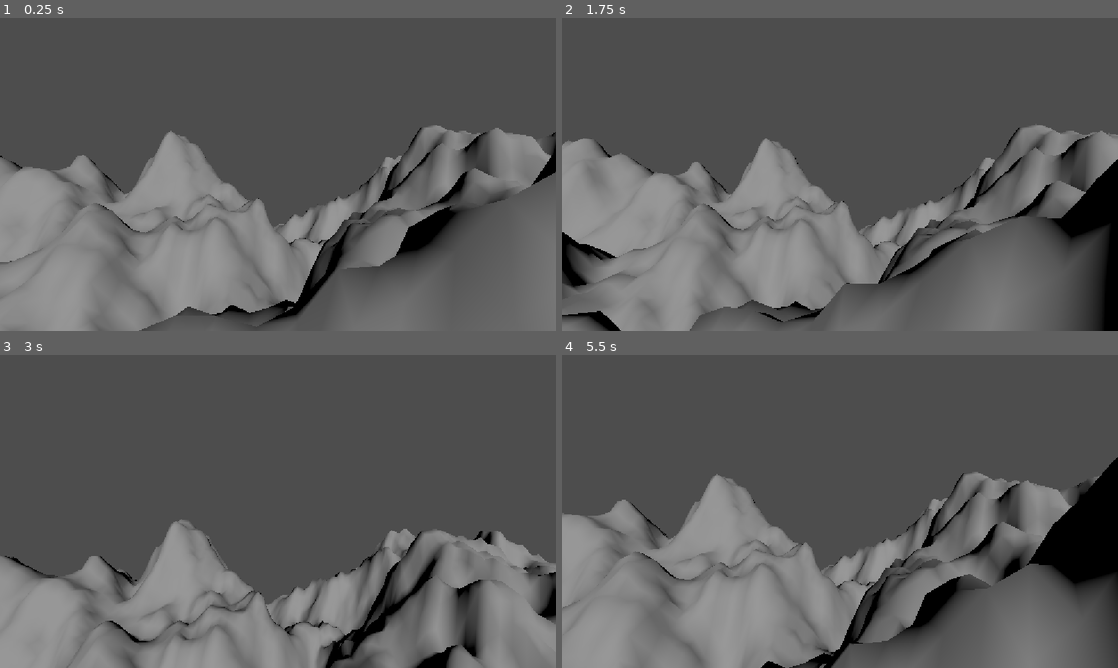
Above: before the commit, frames 1-4 (two rows, left to right).
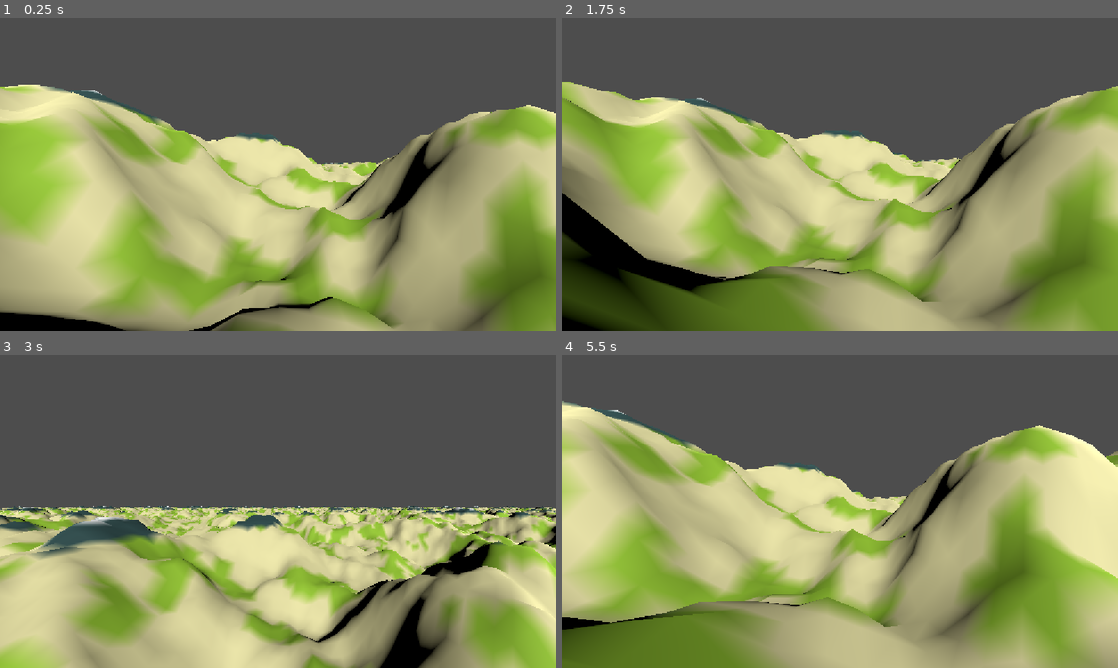
Above: after the commit, the same moments.

Repository: IBimsHedebe/The-last-World
Game: Godot game, scene res://world.tscn
The game is run twice, just before and just after one commit, with the same random seed, the same clock (stepped at 60 frames per second) and the same inputs.
Inputs (mouse positions are in pixels of both pictures, inside the frame that each line leads up to):
- Up to frame 1 (0.25 s): no input
- Up to frame 2 (1.75 s): tap Enter at 0.5 s; move the mouse to (867, 174) at 0.52 s; hold Up from 0.53 s (still down); tap A (a) at 0.6 s; tap D (d) at 0.8, 1.35 s; tap Space (Space) at 1.25 s; move the mouse to (812, 174) at 1.27 s; tap S (s) at 1.55 s
- Up to frame 3 (3 s): keep holding Up; tap Enter at 2 s; move the mouse to (289, 505) at 2.02 s; tap S (s) at 2.1 s; tap W (w) at 2.3, 2.85 s; tap Space (Space) at 2.75 s; move the mouse to (272, 517) at 2.77 s
- Up to frame 4 (5.5 s): keep holding Up; tap A (a) at 3.05, 4.35 s; tap Enter at 3.5 s; move the mouse to (878, 514) at 3.52 s; tap Space (Space) at 3.6, 5 s; tap D (d) at 3.8, 5.1 s; move the mouse to (795, 508) at 4.27 s; tap S (s) at 4.55 s; move the mouse to (845, 511) at 5.02 s; tap W (w) at 5.3 s

The runs differ from the first frame. In frame 1, 65% of the frame differs, in the area x 0-100%, y 21-100%; in frame 2, 67%; in frame 3, 50%; in frame 4, 69%, in the area x 0-100%, y 14-100%.

Commit message:
add Biomes to Worldgen
needed more difersity, as so far there is no real structure in the generation

Diff:
--- a/mesh_instance_3d.gd
+++ b/mesh_instance_3d.gd
@@ -2,35 +2,57 @@
 const PLAYER = preload("uid://cwta612wbdxx7")
 
 
-@export var mapWidth: int = 100
-@export var mapDepth: int = 100
-@export var heightScale: float = 20.0
+@export var mapWidth: int = 1000
+@export var mapDepth: int = 1000
+@export var heightScale: float = 10.0
 
-var noise: FastNoiseLite
+var heightNoise: FastNoiseLite
+var moisterNoise: FastNoiseLite
 
 func _ready() -> void:
-	noise = FastNoiseLite.new()
-	noise.seed = randi()
-	noise.noise_type = FastNoiseLite.TYPE_SIMPLEX
-	noise.frequency = 0.02
+	heightNoise = FastNoiseLite.new()
+	heightNoise.seed = randi()
+	heightNoise.noise_type = FastNoiseLite.TYPE_SIMPLEX
+	heightNoise.frequency = 0.02
+
+	moisterNoise = FastNoiseLite.new()
+	moisterNoise.seed = randi()
+	moisterNoise.noise_type = FastNoiseLite.TYPE_SIMPLEX
+	moisterNoise.frequency = 0.1
 
 	_generate_world()
+	_apply_vertex_material()
 	_spawn_player()
 
 func _generate_world() -> void:
+	# Moistiore / height	high			normal		deep
+	# Dry 					Stone Desert	Desert		Tomb of sorts
+	# Normal 				Hill			plains		crater
+	# Wet					Mountain		swamp		sea
 	var st = SurfaceTool.new()
 	st.begin(Mesh.PRIMITIVE_TRIANGLES)
 
 	for z in range(mapDepth):
 		for x in range(mapWidth):
-			var y = noise.get_noise_2d(x,z) * heightScale
+			var hVal = heightNoise.get_noise_2d(x,z)
+			var mVal = moisterNoise.get_noise_2d(x,z)
+
+			var y = hVal * heightScale
+
 			var uv = Vector2(float(x) / mapWidth, float(z) / mapDepth)
 
 			var vertexColor = Color.DARK_GREEN
-			if y > heightScale * 0.4:
-				vertexColor = Color.MEDIUM_SLATE_BLUE.darkened(0.5)
-			if y > heightScale * 0.7:
+			if hVal > 0.8:
 				vertexColor = Color.WHITE
+			elif hVal > 0.6:
+				vertexColor = Color.DARK_SLATE_GRAY
+			else:
+				if mVal > -0.2:
+					vertexColor = Color.PALE_GOLDENROD
+				elif  mVal > 0.2:
+					vertexColor = Color.MEDIUM_SEA_GREEN
+				else:
+					vertexColor = Color.YELLOW_GREEN
 
 			st.set_uv(uv)
 			st.set_color(vertexColor)
@@ -71,9 +93,7 @@
 
 	var spawn_x = mapWidth / 2.0
 	var spawn_z = mapDepth / 2.0
-
-	var spawn_y = noise.get_noise_2d(spawn_x, spawn_z) * heightScale
+	var spawn_y = heightNoise.get_noise_2d(spawn_x, spawn_z) * heightScale
 
 	player.global_position = Vector3(spawn_x, spawn_y + 5.0, spawn_z)
-
 	get_parent().add_child.call_deferred(player)
--- a/player.tscn
+++ b/player.tscn
@@ -2,8 +2,7 @@
 
 [ext_resource type="Script" uid="uid://cvmsx3tofu6b0" path="res://player.gd" id="1_4flbx"]
 
-[sub_resource type="BoxShape3D" id="BoxShape3D_sh265"]
-size = Vector3(1, 2, 1)
+[sub_resource type="CapsuleShape3D" id="CapsuleShape3D_4flbx"]
 
 [node name="Player" type="Node3D" unique_id=1031806650]
 
@@ -12,7 +11,7 @@
 script = ExtResource("1_4flbx")
 
 [node name="CollisionShape3D" type="CollisionShape3D" parent="CharacterBody3D" unique_id=200854920]
-shape = SubResource("BoxShape3D_sh265")
+shape = SubResource("CapsuleShape3D_4flbx")
 
 [node name="Camera Boom" type="Node3D" parent="CharacterBody3D" unique_id=1439044071]
 transform = Transform3D(1, 0, 0, 0, 1, 0, 0, 0, 1, 0, 0.6, 0)
